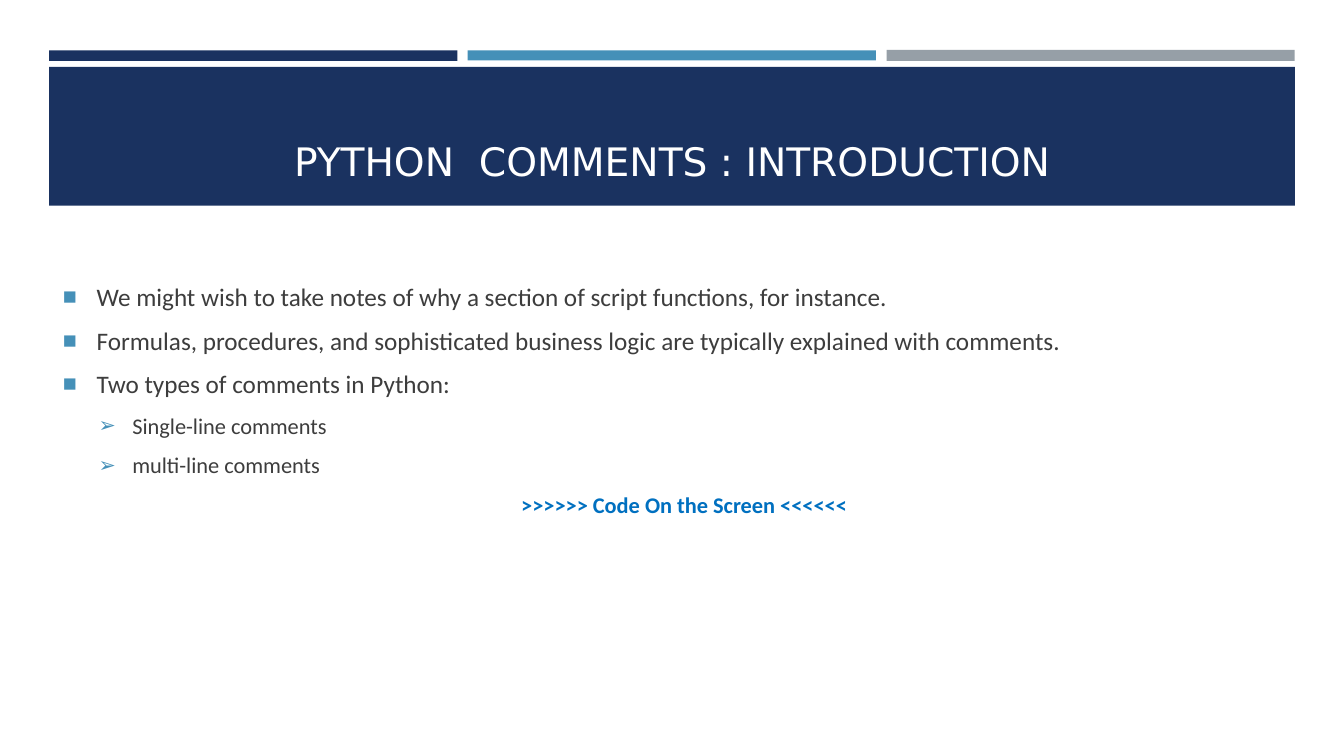
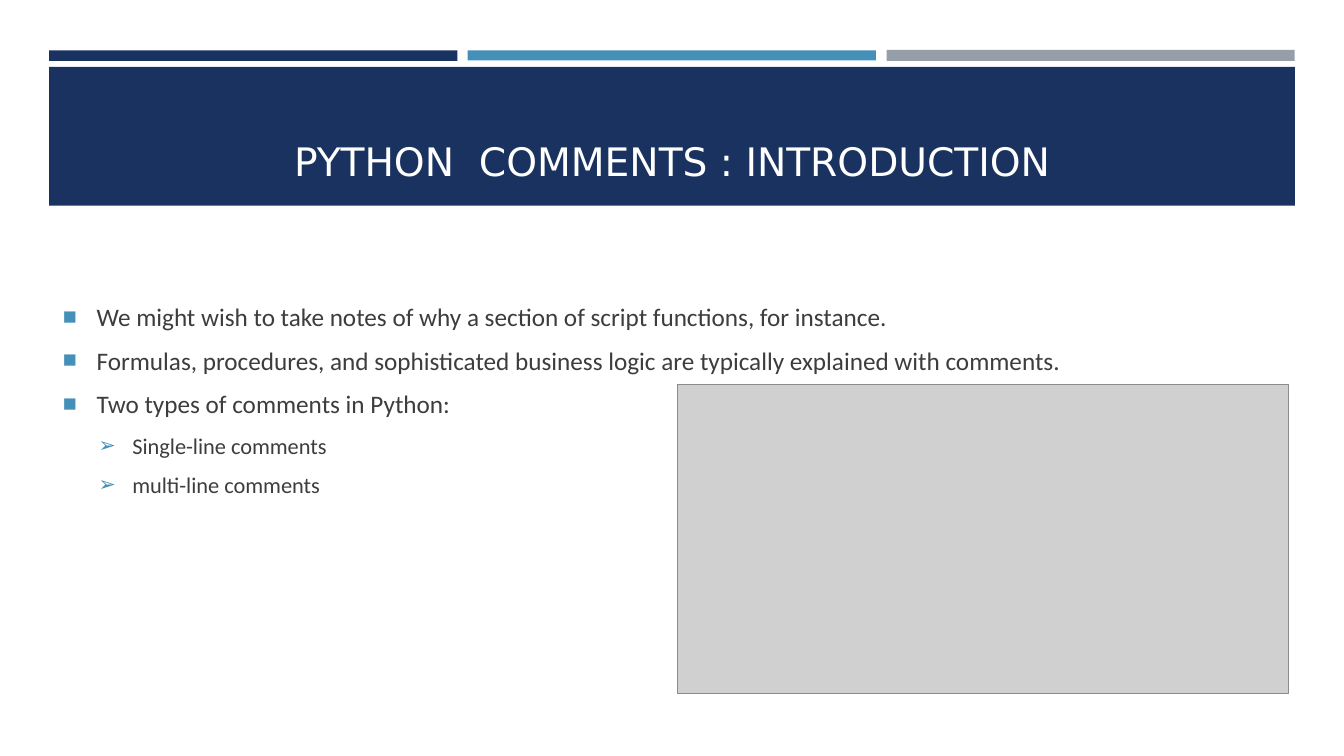
Before and after one commit to rhidoyhasanmahmud/Learn-Python-the-Hard-Way-with-Django, a slide deck: slide 19 of Class-02/Class-02.pptx. Drawn at 1344x756 pixels with LibreOffice and Linux fonts; fonts in the diff are those of the drawing; grey boxes stand for pictures. Boxes give left, top, right and bottom in pixels: in the first picture for what was removed or moved away, otherwise in the second. Text is boxed around its words. In the diff, an @@ line names an element or a change of style, - is before the commit and + after.

```diff
--- a/Class-02/Class-02.pptx
+++ b/Class-02/Class-02.pptx
@@ picture added at bbox=[678, 385, 1289, 694] @@
@@ text at bbox=[593, 497, 775, 513]: paragraph removed @@
-  >>>>>> Code On the Screen <<<<<<
```
Also in this commit, not shown: 8 other slides changed, 1 slide added.
